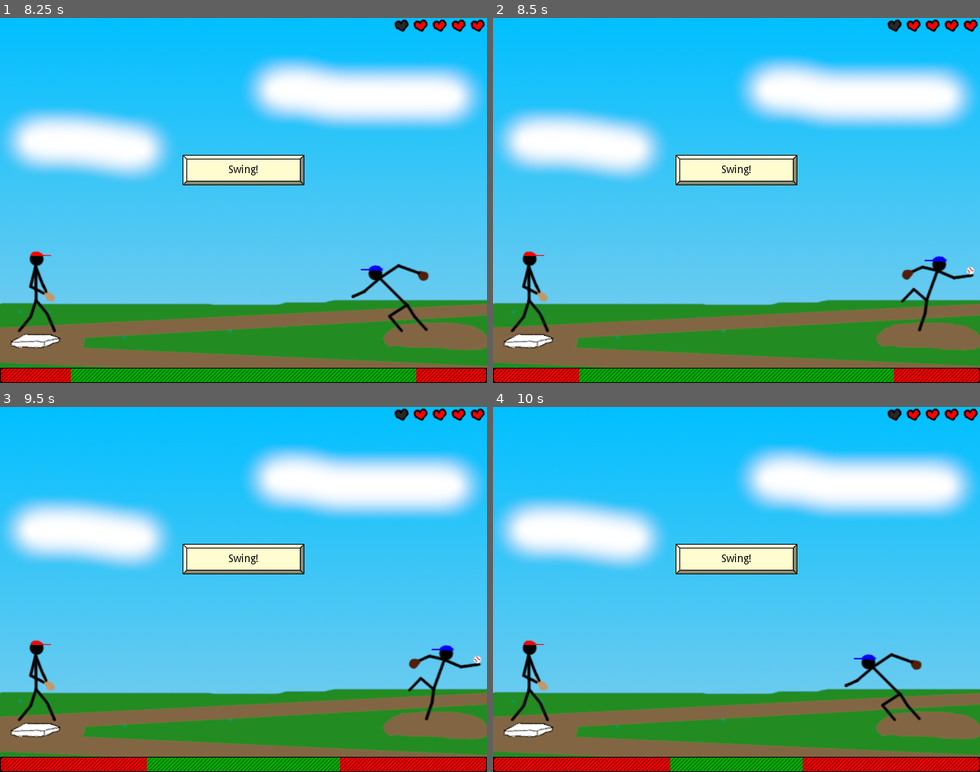
Above: before the commit, frames 1-4 (two rows, left to right).
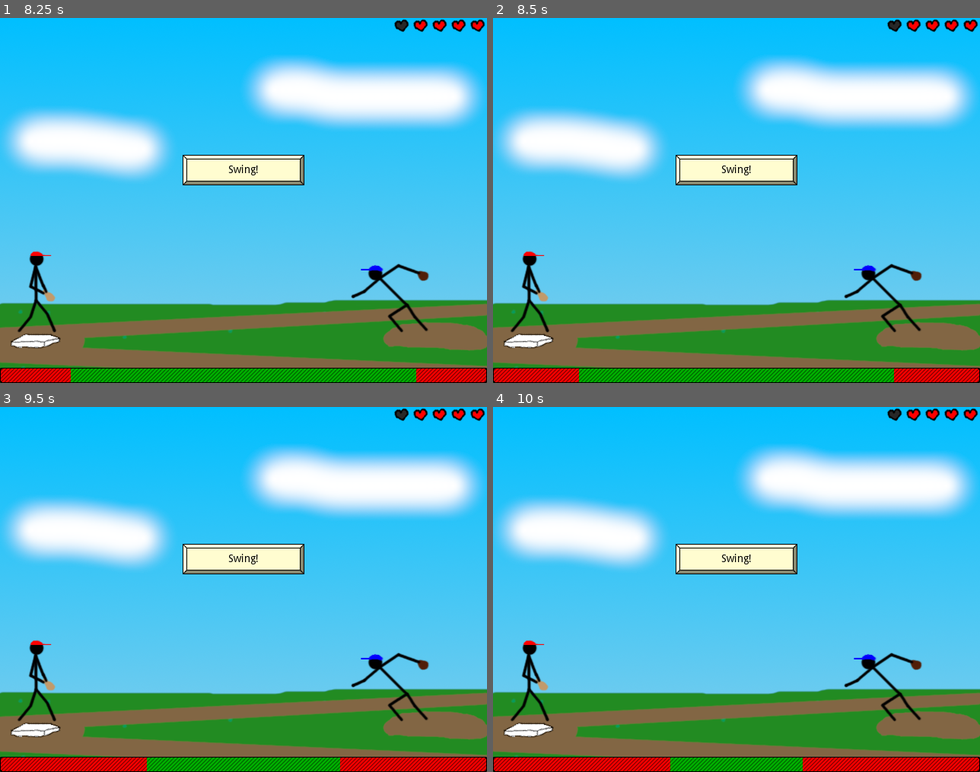
Above: after the commit, the same moments.

Repository: swashdev/minigame-madness
Game: Godot game, scene res://master/scenes/main.tscn
The game is run twice, just before and just after one commit, with the same random seed, the same clock (stepped at 60 frames per second) and the same inputs.
Inputs:
- Up to frame 1 (8.25 s): hold Right (ui_right) 0.53-1.28 s; tap Space (ui_select) at 0.77, 1.52, 3.02, 3.77, 4.52, 6.02, 6.77, 7.52 s; hold Down (ui_down) 1.28-2.03 s; hold Right (ui_right) 2.03-2.78 s; hold Up (ui_up) 2.78-3.53 s; hold Left (ui_left) 3.53-5.03 s; hold Down (ui_down) 5.03-5.78 s; tap Enter at 5.75 s; hold Right (ui_right) 5.78-6.53 s; tap A at 6.5 s; hold Up (ui_up) 6.53-7.28 s; hold Right (ui_right) 7.28-8.03 s; hold Down (ui_down) from 8.03 s (still down)
- Up to frame 2 (8.5 s): keep holding Down (ui_down)
- Up to frame 3 (9.5 s): release Down (ui_down) at 8.78 s; hold Left (ui_left) from 8.78 s (still down); tap Space (ui_select) at 9.02 s
- Up to frame 4 (10 s): release Left (ui_left) at 9.53 s; hold Up (ui_up) from 9.53 s (still down); tap Space (ui_select) at 9.77 s

Frame 1 is identical in both runs. In frame 2, 1.1% of the frame differs, in the area x 72-99%, y 65-87%; in frame 3, 1.1%; in frame 4, nothing differs.

Commit message:
don't loop the "pitch" animation.

Diff:
--- a/mini/baseball/scenes/characters/baseball_pitcher.tscn
+++ b/mini/baseball/scenes/characters/baseball_pitcher.tscn
@@ -14,7 +14,7 @@
 "speed": 0.0
 }, {
 "frames": [ ExtResource( 1 ), ExtResource( 3 ) ],
-"loop": true,
+"loop": false,
 "name": "pitch",
 "speed": 10.0
 }, {
